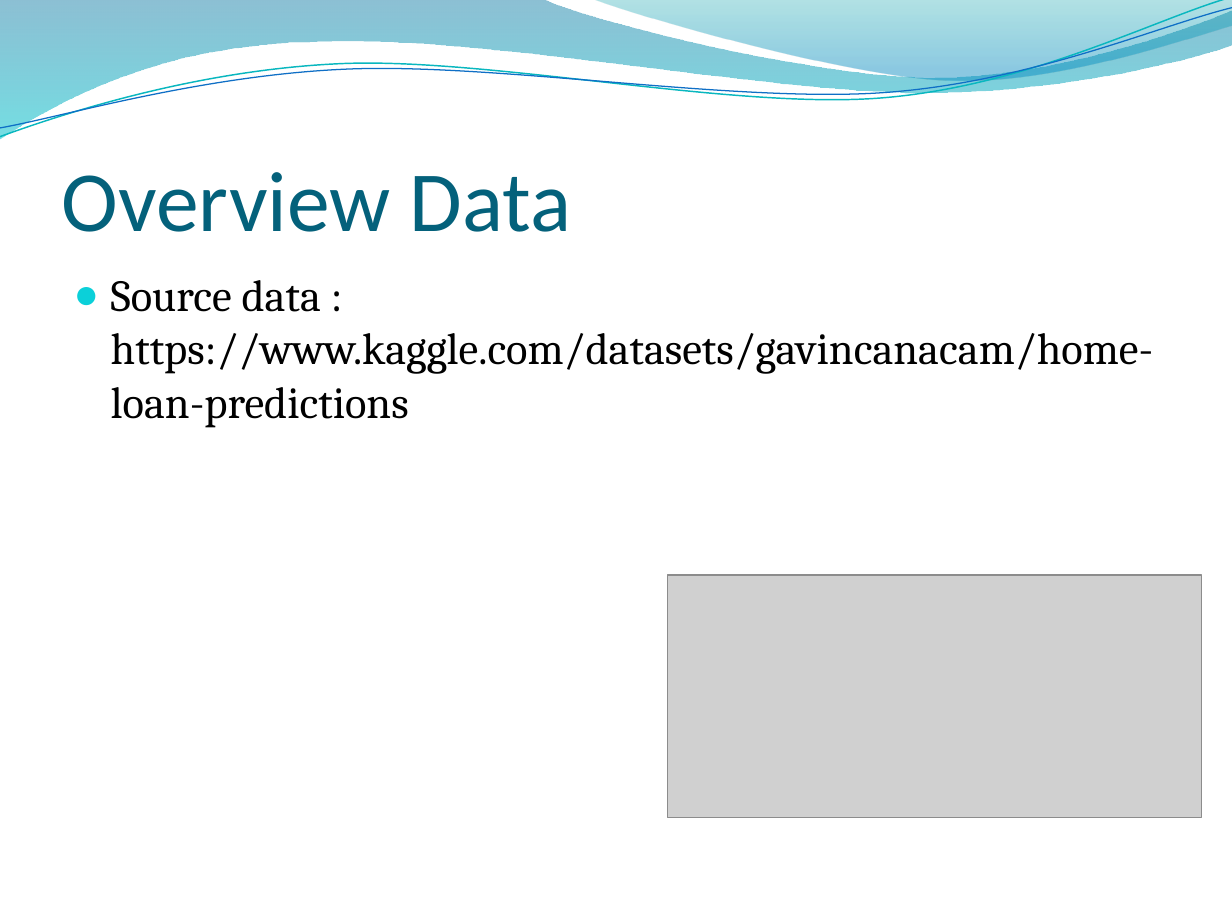
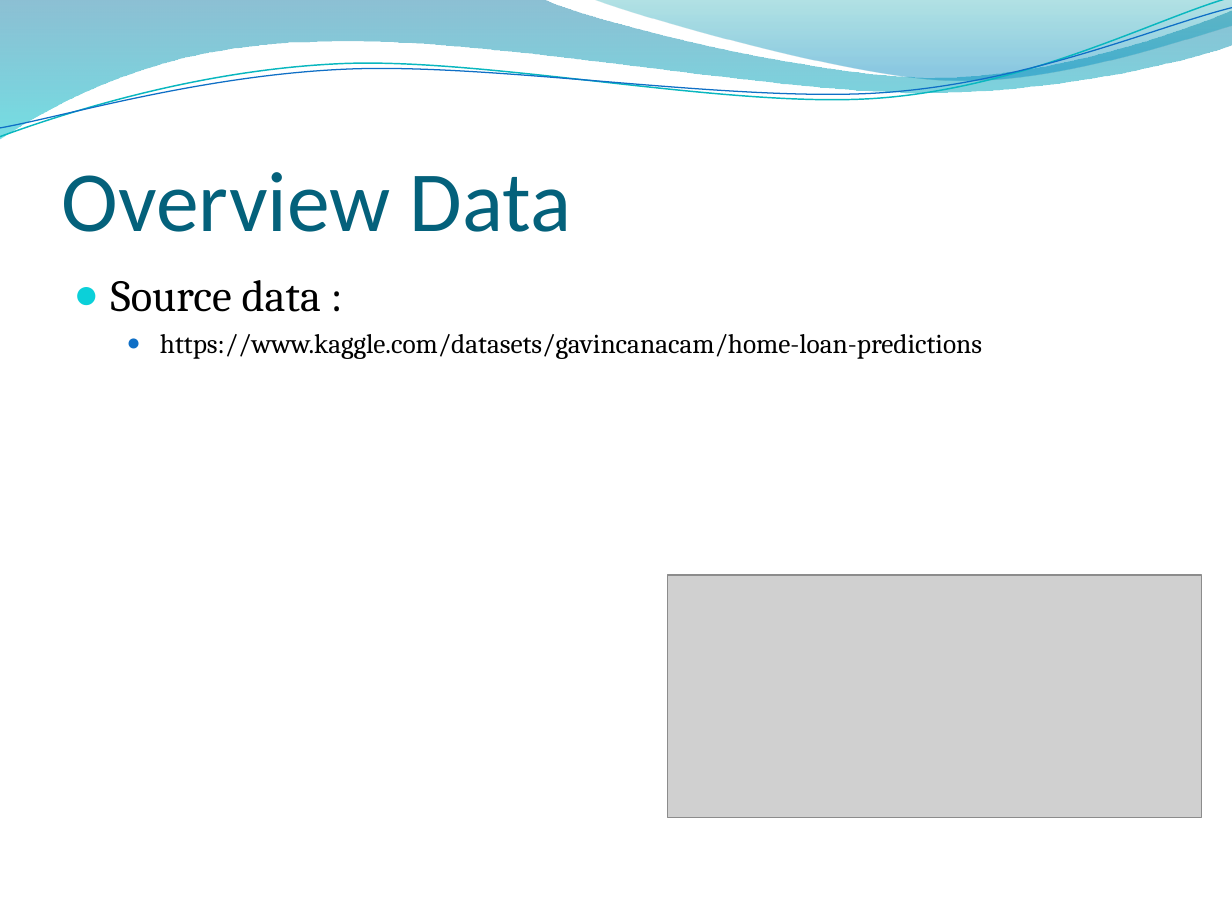
Before and after one commit to williambfi/machine-learning-assignment, a slide deck: slide 4 of Final Project House Loan Prediction/HOUSE LOAN PREDICTION.pptx. Drawn at 1232x924 pixels with LibreOffice and Linux fonts; fonts in the diff are those of the drawing; grey boxes stand for pictures; background and template pictures are left out. Boxes give left, top, right and bottom in pixels: in the first picture for what was removed or moved away, otherwise in the second. Text is boxed around its words. In the diff, an @@ line names an element or a change of style, - is before the commit and + after.

```diff
--- a/Final Project House Loan Prediction/HOUSE LOAN PREDICTION.pptx
+++ b/Final Project House Loan Prediction/HOUSE LOAN PREDICTION.pptx
@@ text at [111, 280, 982, 359]: text changed; size 26 to 16 pt @@
-● Source data : https://www.kaggle.com/datasets/gavincanacam/home-loan-predictions
+● Source data :
+  ● https://www.kaggle.com/datasets/gavincanacam/home-loan-predictions
```
Also in this commit, not shown: 13 other slides changed.
